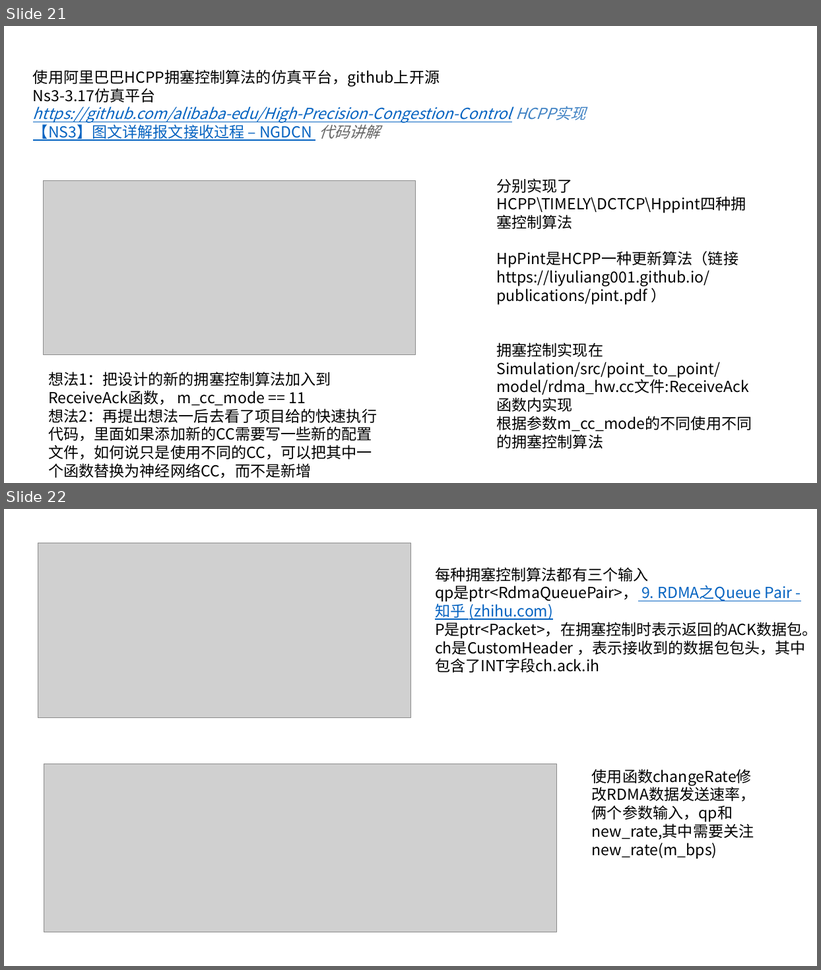
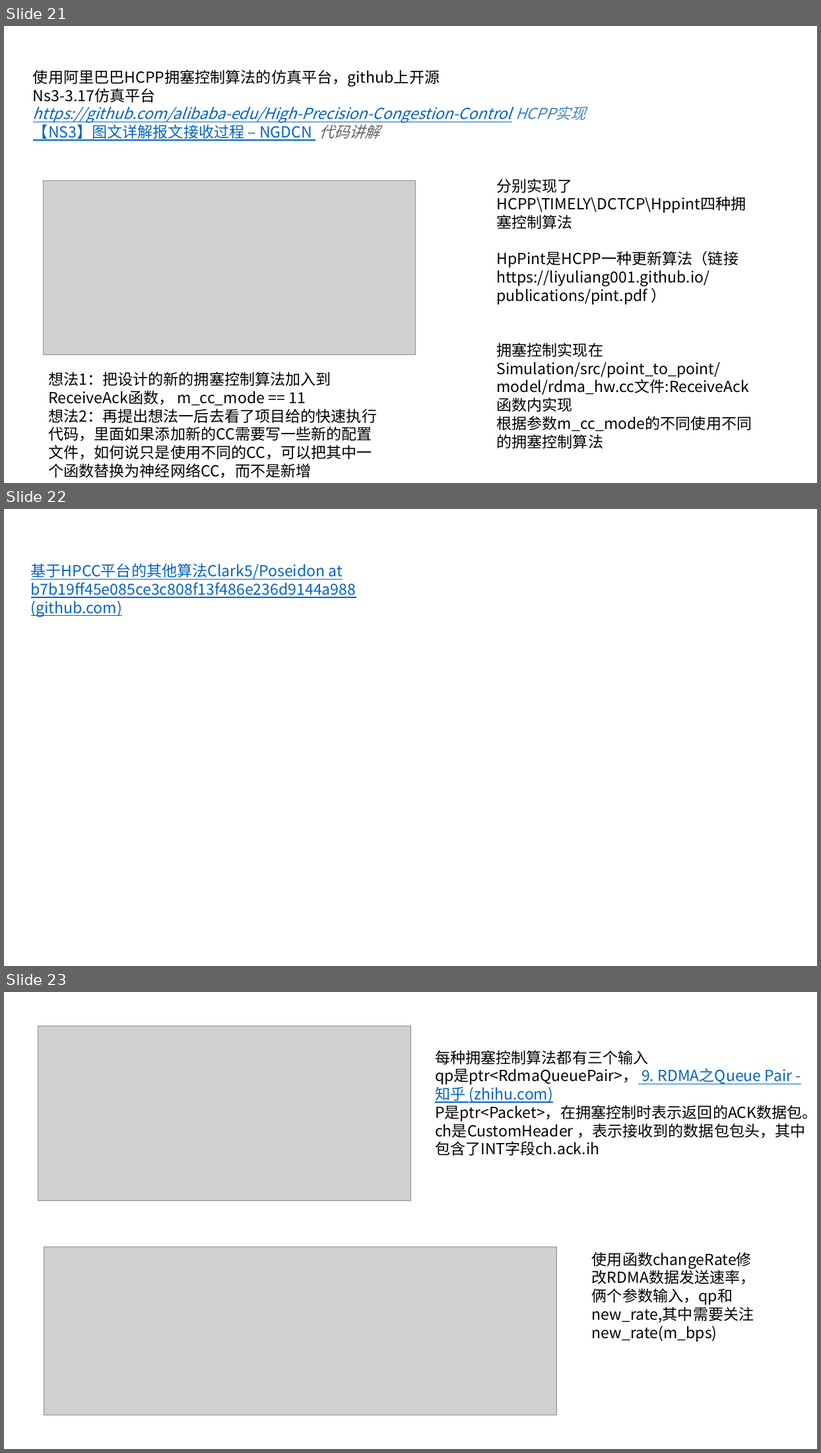
Before and after one commit to JinPeng-Zhang/DCN-LSTM_PID-congestion-control, a slide deck: paper/毕设思路 [自动保存的] [自动保存的].pptx. Shown one above the other, each under a label of ours: slides 21 and 22 before the commit, slides 21, 22 and 23 after it. The pictures are 821x970 and 821x1453 pixels, drawn with LibreOffice and Linux fonts; fonts in the diff are those of the drawing; grey boxes stand for pictures. Boxes give left, top, right and bottom in pixels: in the first picture for what was removed or moved away, otherwise in the second. Text is boxed around its words. In the diff, an @@ line names an element or a change of style, - is before the commit and + after.

```diff
--- a/paper/毕设思路 [自动保存的] [自动保存的].pptx
+++ b/paper/毕设思路 [自动保存的] [自动保存的].pptx
@@ slide 22 added at bbox=[4, 509, 817, 966], background #FFFFFF @@
@@ text added at bbox=[31, 563, 356, 617], 18 pt, text #0563C1, underline @@
+基于HPCC平台的其他算法Clark5/Poseidon at b7b19ff45e085ce3c808f13f486e236d9144a988 (github.com)
@@ what was slide 22 is now slide 23 @@
```
Also in this commit, not shown: 1 slide changed, 2 other files.
